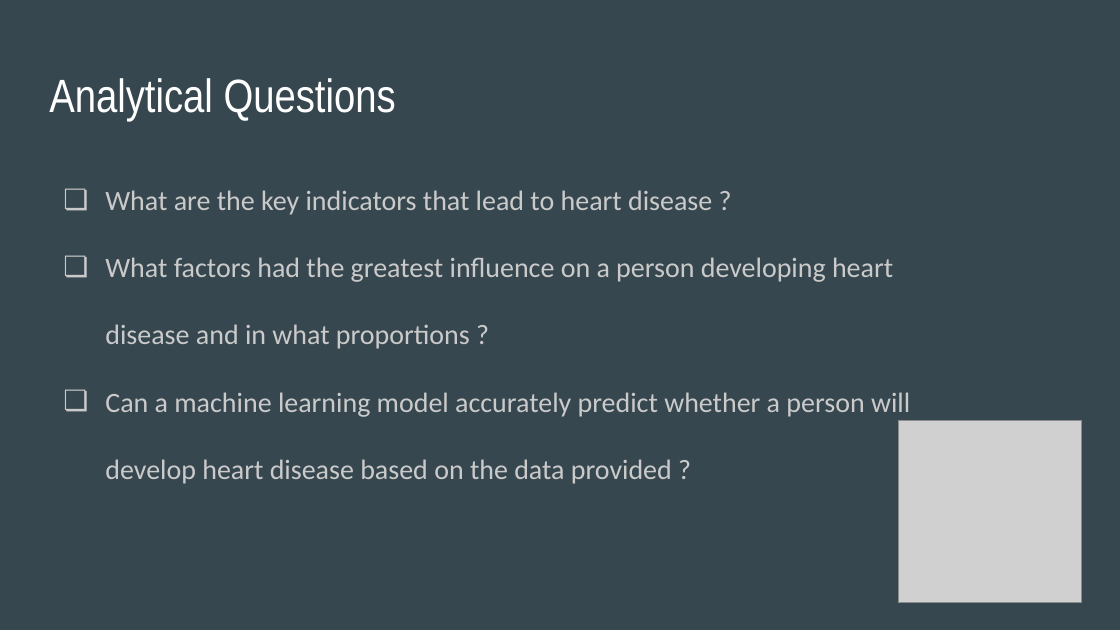
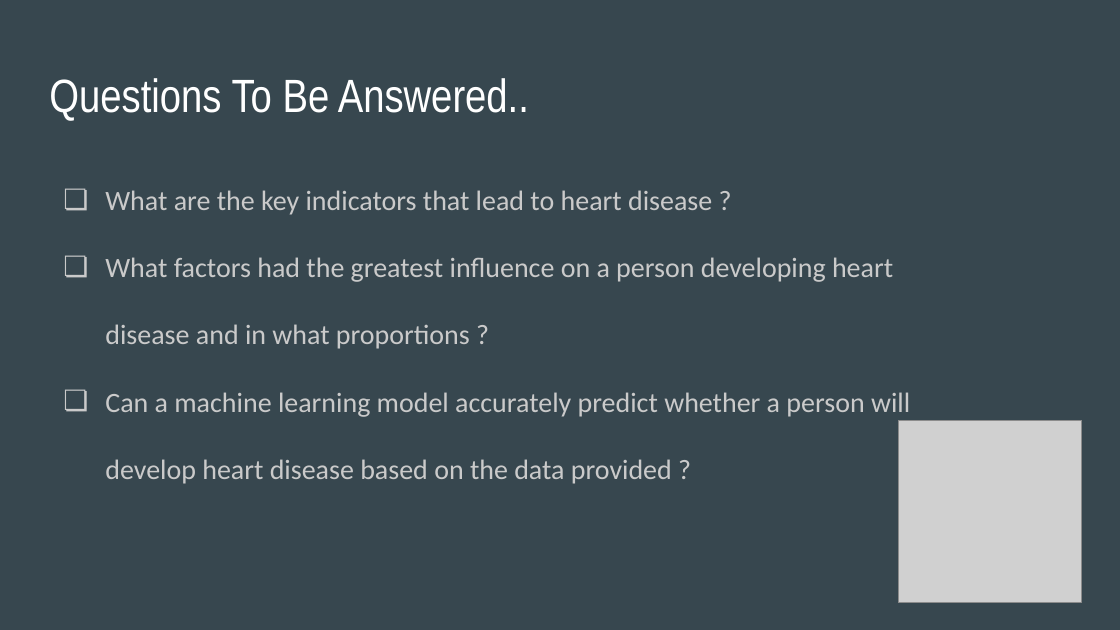
Before and after one commit to apombo90/Predicting_Heart_Disease, a slide deck: slide 8 of Final Project - Group 7.pptx. Drawn at 1120x630 pixels with LibreOffice and Linux fonts; fonts in the diff are those of the drawing; grey boxes stand for pictures. Boxes give left, top, right and bottom in pixels: in the first picture for what was removed or moved away, otherwise in the second. Text is boxed around its words. In the diff, an @@ line names an element or a change of style, - is before the commit and + after.

```diff
--- a/Final Project - Group 7.pptx
+++ b/Final Project - Group 7.pptx
@@ title at box(49, 78, 529, 121): text changed @@
-Analytical Questions
+Questions To Be Answered..
```
Also in this commit, not shown: 10 other slides changed, 3 slides added, 3 slides removed, 1 other file.
